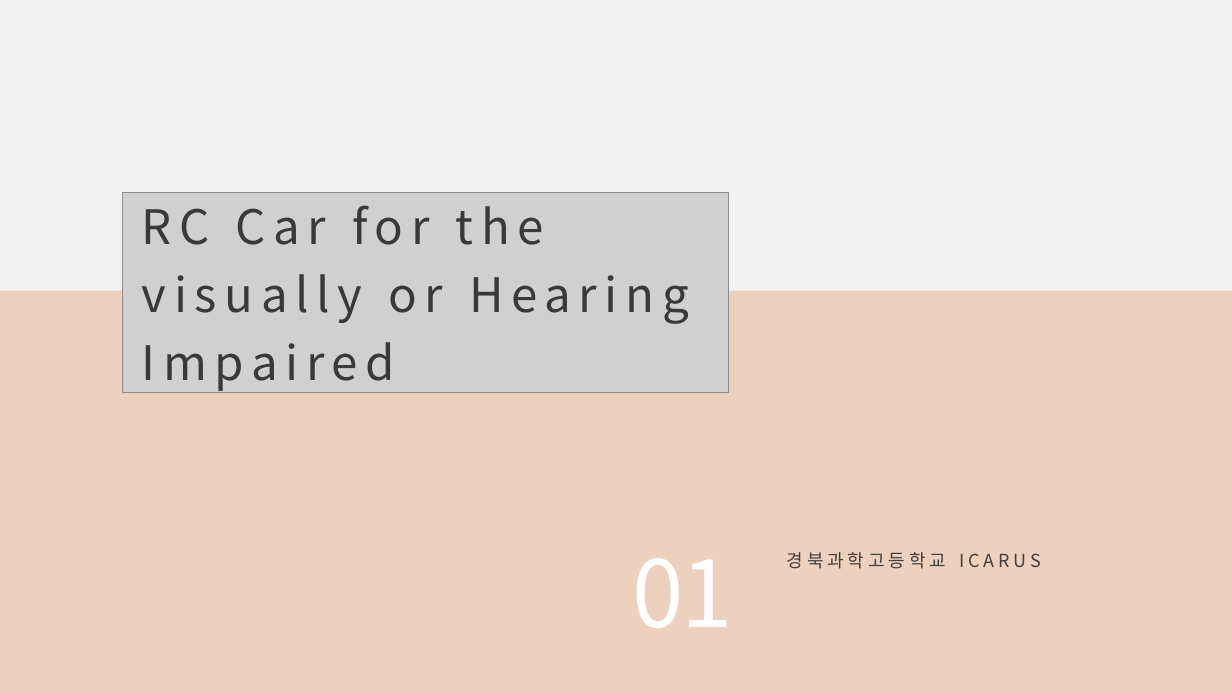
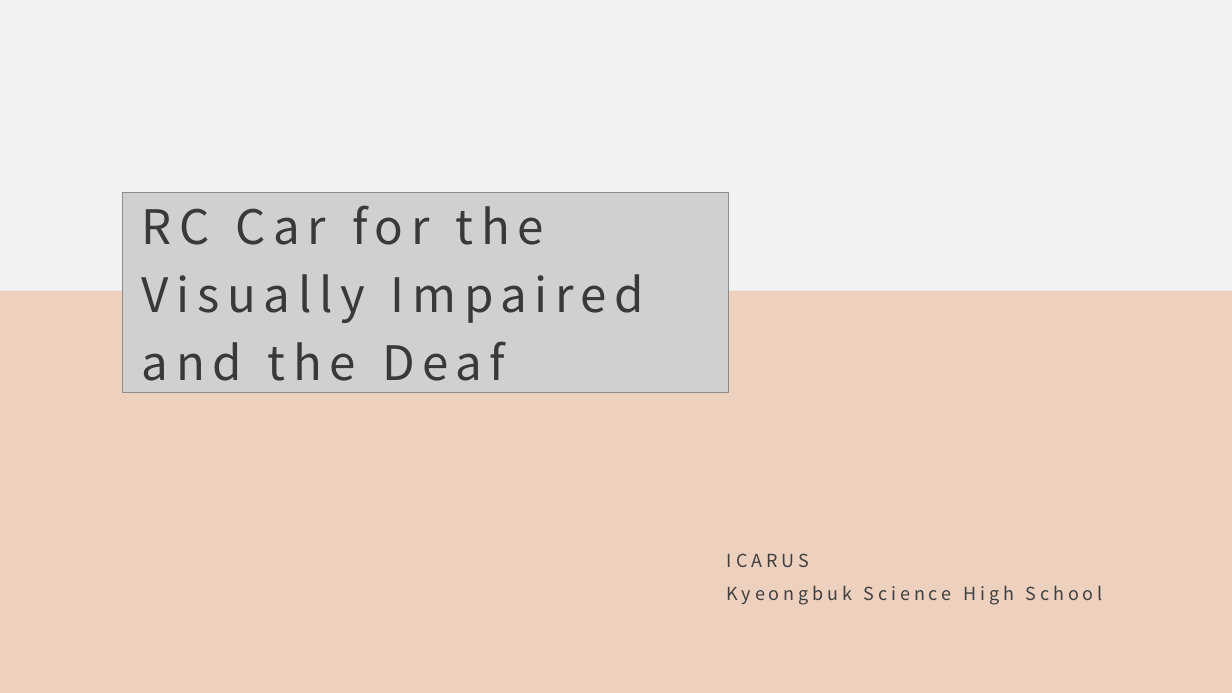
Before and after one commit to jsotouto/ICARUS, a slide deck: slide 1 of ICARUS 최종(일껄).pptx. Drawn at 1232x693 pixels with LibreOffice and Linux fonts; fonts in the diff are those of the drawing; grey boxes stand for pictures. Boxes give left, top, right and bottom in pixels: in the first picture for what was removed or moved away, otherwise in the second. Text is boxed around its words. In the diff, an @@ line names an element or a change of style, - is before the commit and + after.

```diff
--- a/ICARUS 최종(일껄).pptx
+++ b/ICARUS 최종(일껄).pptx
@@ text at bbox=[142, 205, 644, 393]: text changed @@
-RC Car for the visually or Hearing Impaired
+RC Car for the Visually Impaired and the Deaf
@@ text removed at bbox=[633, 558, 734, 628] @@
-01
@@ text at bbox=[727, 553, 1103, 605]: text changed @@
-경북과학고등학교 ICARUS
+ICARUS
+Kyeongbuk Science High School
```
Also in this commit, not shown: 17 other slides changed, 2 slides added, 3 slides removed, 2 other files.
